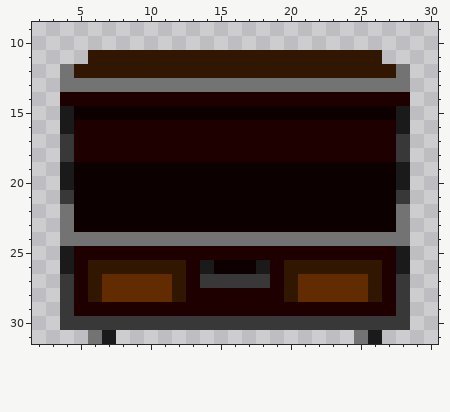
Pixel-art sprite -- EnterTheSangi/Binary/Resources/Chest/Chest_1.png. The picture above is the old version.
The file is 32x32 pixels. Colours within 5 levels of each other are drawn and written as one. Shown: x 2..30, y 9..31.
And afterwards:
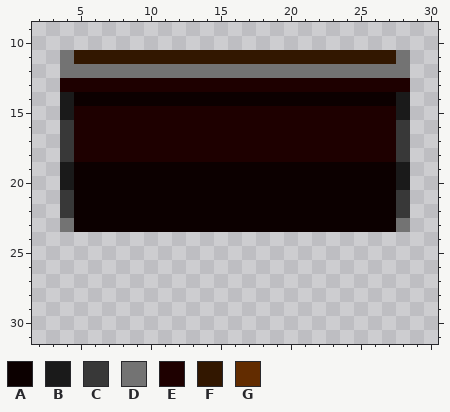
Palette (. is transparent): A #0c0000  B #1a1a1a  C #383838  D #737373  E #1e0000  F #321700  G #622c00
The edit:
y 11: x 4..5 .. -> DF; x 27..28 .. -> FD
y 12: x 5..27 FFFFFFFFFFFFFFFFFFFFFFF -> DDDDDDDDDDDDDDDDDDDDDDD
y 13: x 4..28 DDDDDDDDDDDDDDDDDDDDDDDDD -> EEEEEEEEEEEEEEEEEEEEEEEEE
y 14: x 4..28 EEEEEEEEEEEEEEEEEEEEEEEEE -> BAAAAAAAAAAAAAAAAAAAAAAAB
y 15: x 5..27 AAAAAAAAAAAAAAAAAAAAAAA -> EEEEEEEEEEEEEEEEEEEEEEE
y 16: x 4 B -> C; x 28 B -> C
y 22: x 4 D -> C; x 28 D -> C
y 24: x 4..28 DDDDDDDDDDDDDDDDDDDDDDDDD -> .........................
y 25: x 4..28 BEEEEEEEEEEEEEEEEEEEEEEEB -> .........................
y 26: x 4..28 BEFFFFFFFEBAAABEFFFFFFFEB -> .........................
y 27: x 4..28 CEFGGGGGFECCCCCEFGGGGGFEC -> .........................
y 28: x 4..28 CEFGGGGGFEEEEEEEFGGGGGFEC -> .........................
y 29: x 4..28 CEEEEEEEEEEEEEEEEEEEEEEEC -> .........................
y 30: x 4..28 CCCCCCCCCCCCCCCCCCCCCCCCC -> .........................
y 31: x 6..7 DB -> ..; x 25..26 DB -> ..
Where, in picture pixels (left, top, right, bottom), the same in both pictures:
changed: (60, 50, 410, 134)
changed: (60, 204, 410, 344)
